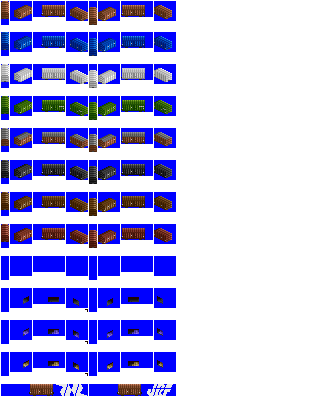
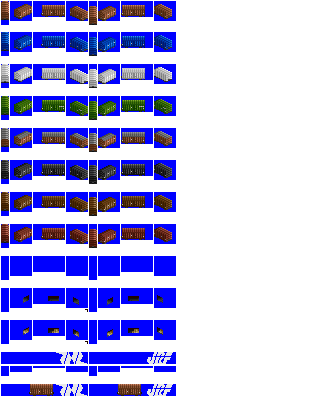
Layers edited between the first and the second (335, 400) image:
renamed "wamu half" to "wamu recolour load", hid it, moved it above "wamu empty" over [23, 328, 163, 338]
painted on "wamu empty" over [1, 13, 172, 376]
painted on "wamu" over [14, 4, 172, 248]
painted on "Pasted Layer" over [1, 352, 176, 366]
